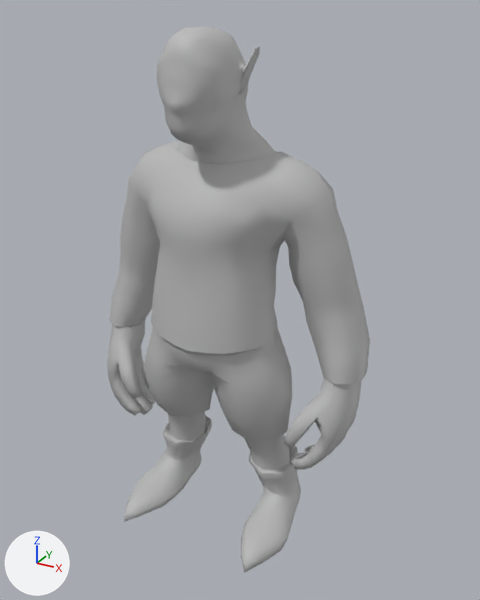
Two versions of the FBX model public/folktales/content/sm_elf_pose_neutral.fbx, one commit apart.
Both versions are drawn from a 50 mm camera at (0.194, -0.32, 0.323) aimed at (0.014, 0.008, 0.159). Lighting does not change. The marker at lower left points along +X, +Y and +Z. Where no turn or scale is listed for an object, it has been applied to the vertices.

In view in the first picture: 'Elf1'.
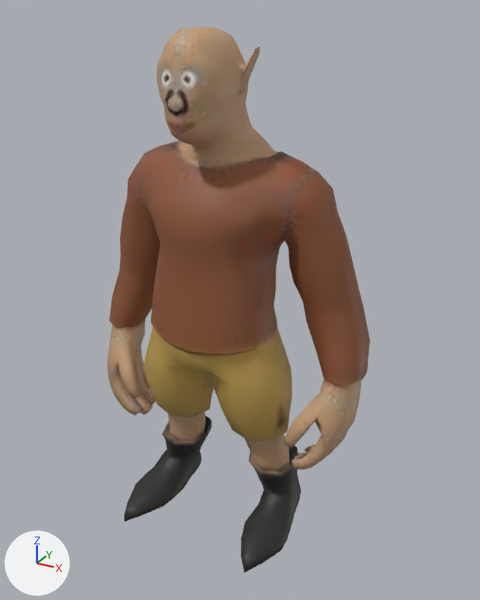
Pixel boxes [x1, y1, x2, y2] of what changed, in the pictures (480 x 600 px):
'Elf1', recoloured (grey to brown): [107, 27, 370, 573] in both

Edits to the bpy script that builds the scene:
```text
Add img_t_elf_d_jpg:
    img_t_elf_d_jpg = load_image('t_elf_d.jpg', '_unpacked/t_elf_d.jpg', 256, 256, 'sRGB')
Add mat_phong2:
    mat_phong2 = principled_material('phong2')
    mat_phong2.texture = img_t_elf_d_jpg
    mat_phong2.roughness = 0.553
Change me_mesh:
    where me_mesh.from_pydata(...)  # 1278 vertices, 1278 faces; spans x -0.093..0.093, y -0.046..0.046, z 0.0..0.314
    remove me_mesh.materials.append(mat_phong1)  # grey #bcbcbc
    add me_mesh.materials.append(mat_phong2)  # picture img_t_elf_d_jpg
```
